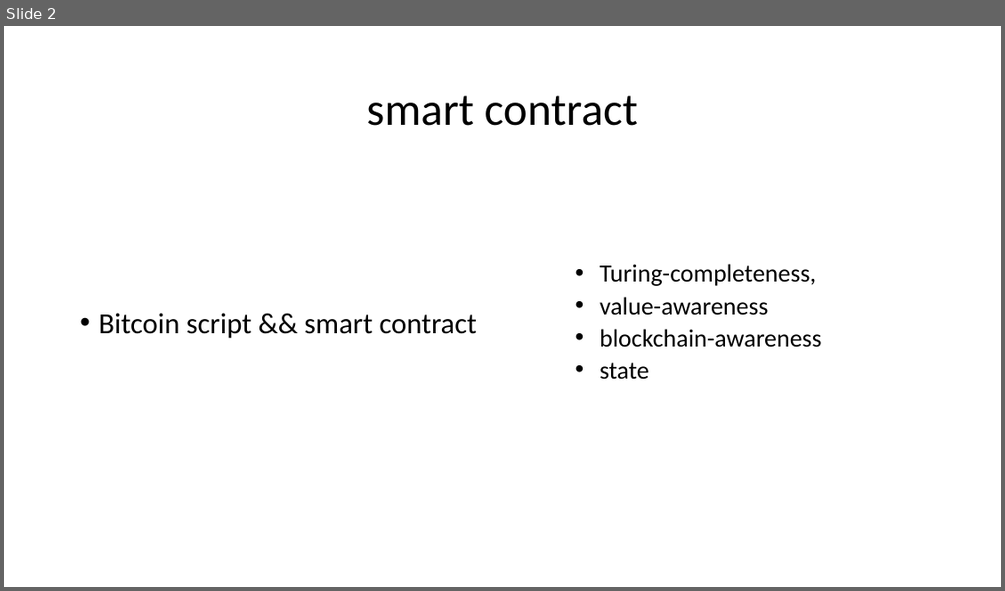
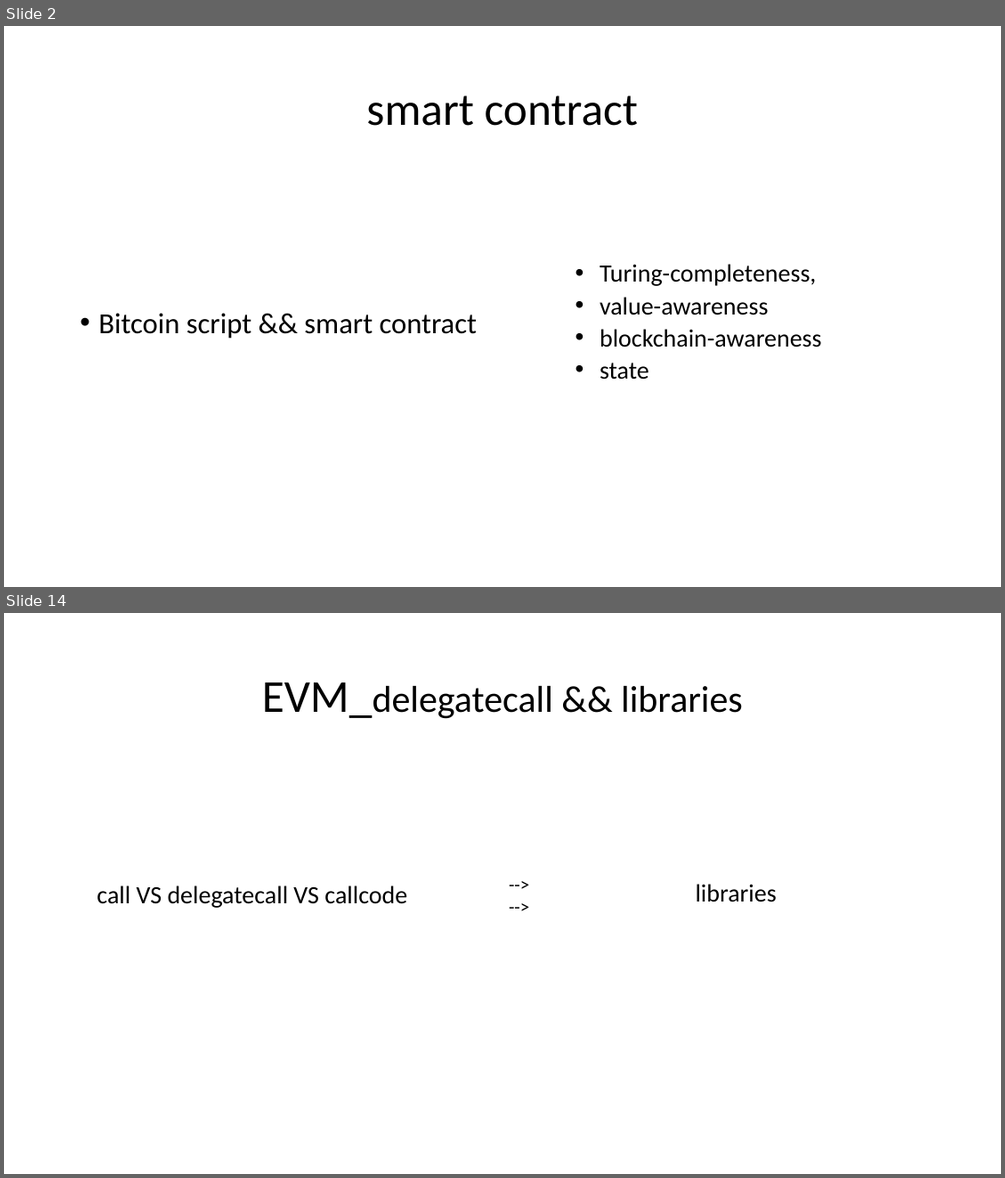
Before and after one commit to kaikai1024/ethereum-me, a slide deck: contract_me.pptx. Shown one above the other, each under a label of ours: slide 2 before the commit, slides 2 and 14 after it; the slides between them are not shown. The pictures are 1005x591 and 1005x1178 pixels, drawn with LibreOffice and Linux fonts; fonts in the diff are those of the drawing. Boxes give left, top, right and bottom in pixels: in the first picture for what was removed or moved away, otherwise in the second. Text is boxed around its words. In the diff, an @@ line names an element or a change of style, - is before the commit and + after.

```diff
--- a/contract_me.pptx
+++ b/contract_me.pptx
@@ slide 14 added at <box>4,613,1001,1174</box>, background #FFFFFF @@
@@ title added at <box>262,682,743,719</box>, 36 pt, text #000000 @@
+EVM_delegatecall && libraries
@@ text added at <box>487,868,551,921</box>, 18 pt, text #000000 @@
+-->
+-->
@@ text added at <box>97,885,407,908</box>, 24 pt, text #000000 @@
+call VS delegatecall VS callcode
@@ text added at <box>696,884,777,902</box>, 24 pt, text #000000 @@
+libraries
```
Also in this commit, not shown: 2 slides changed, 17 other slides added, 4 other files.
